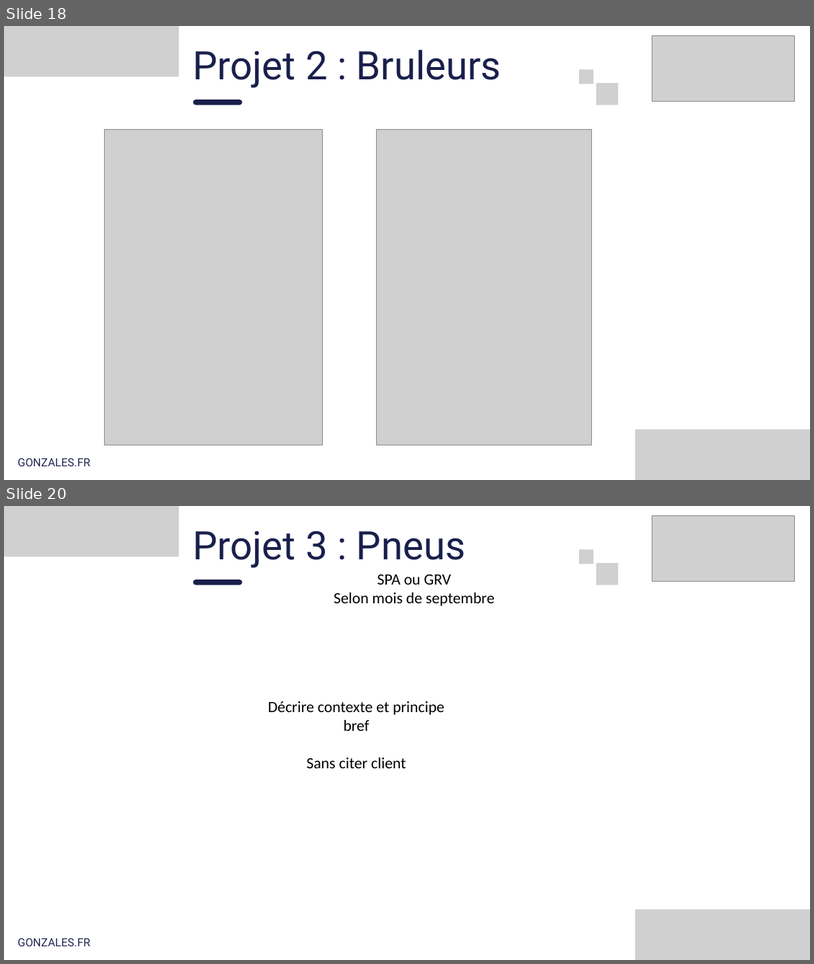
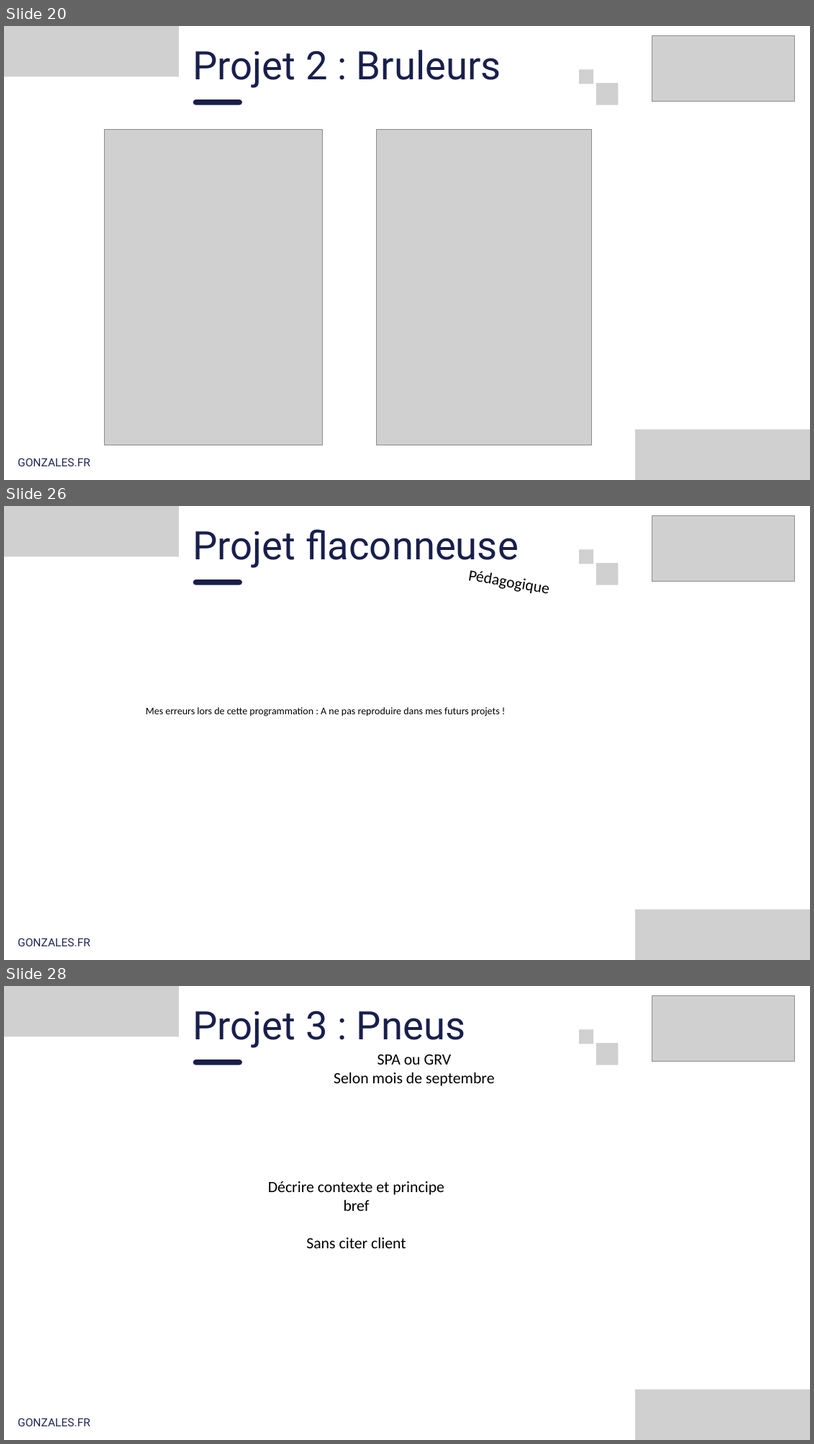
Before and after one commit to Juju-sail/IRI, a slide deck: _Docs/Presentation_CQP.pptx. Shown one above the other, each under a label of ours: slides 18 and 20 before the commit, slides 20, 26 and 28 after it; the slides between them are not shown. The pictures are 814x964 and 814x1444 pixels, drawn with LibreOffice and Linux fonts; fonts in the diff are those of the drawing; grey boxes stand for pictures. Boxes give left, top, right and bottom in pixels: in the first picture for what was removed or moved away, otherwise in the second. Text is boxed around its words. In the diff, an @@ line names an element or a change of style, - is before the commit and + after.

```diff
--- a/_Docs/Presentation_CQP.pptx
+++ b/_Docs/Presentation_CQP.pptx
@@ slide 26 added at box(4, 506, 810, 960), background #FFFFFF @@
@@ picture added at box(4, 506, 179, 556) @@
@@ picture added at box(652, 515, 795, 582) @@
@@ text added at box(193, 529, 519, 568), 70 pt, text #191F4C @@
+Projet flaconneuse
@@ text added at box(408, 553, 611, 610), 28 pt, text #000000 @@
+Pédagogique
@@ picture added at box(579, 549, 594, 564) @@
@@ picture added at box(597, 563, 618, 584) @@
@@ freeform shape added at box(193, 579, 242, 585), fill #191F4C @@
@@ text added at box(146, 707, 500, 716), 18 pt, text #000000 @@
+Mes erreurs lors de cette programmation : A ne pas reproduire dans mes futurs projets !
@@ picture added at box(635, 908, 810, 960) @@
@@ picture added at box(735, 912, 777, 958) @@
@@ picture added at box(783, 911, 806, 957) @@
@@ text added at box(18, 937, 90, 946), 20 pt, text #202652 @@
+GONZALES.FR
@@ what was slide 18 is now slide 20 @@
@@ what was slide 20 is now slide 28 @@
```
Also in this commit, not shown: 8 slides changed, 5 other slides added, 3 other files.
